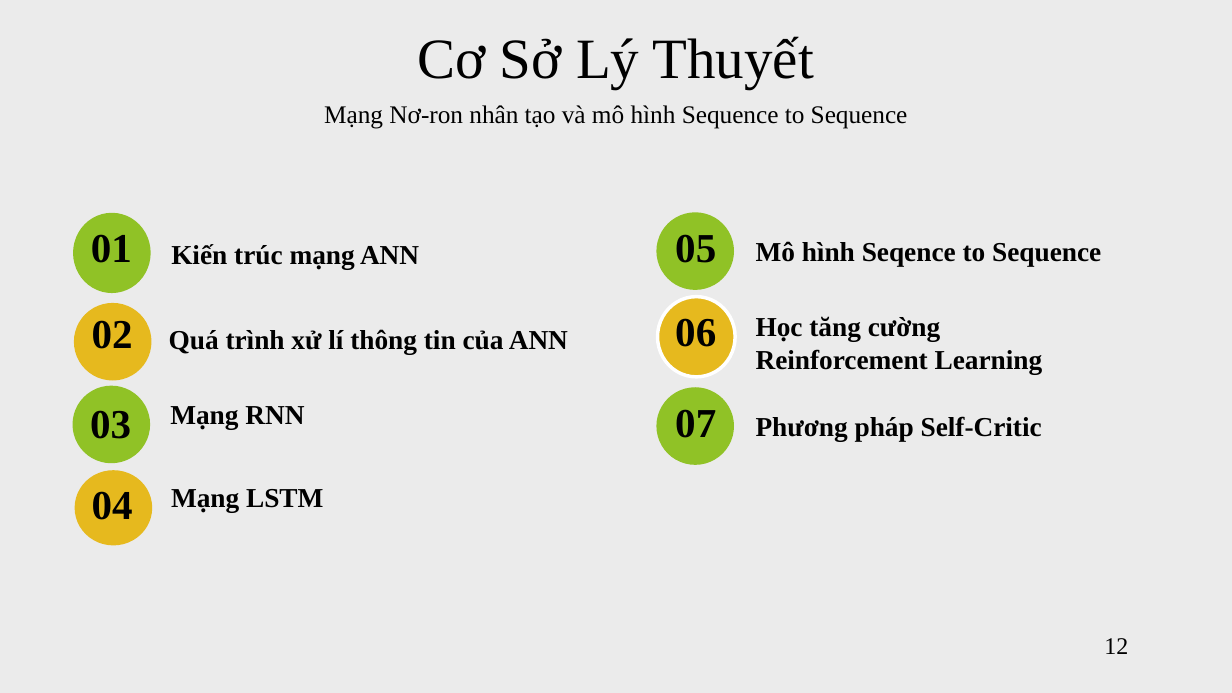
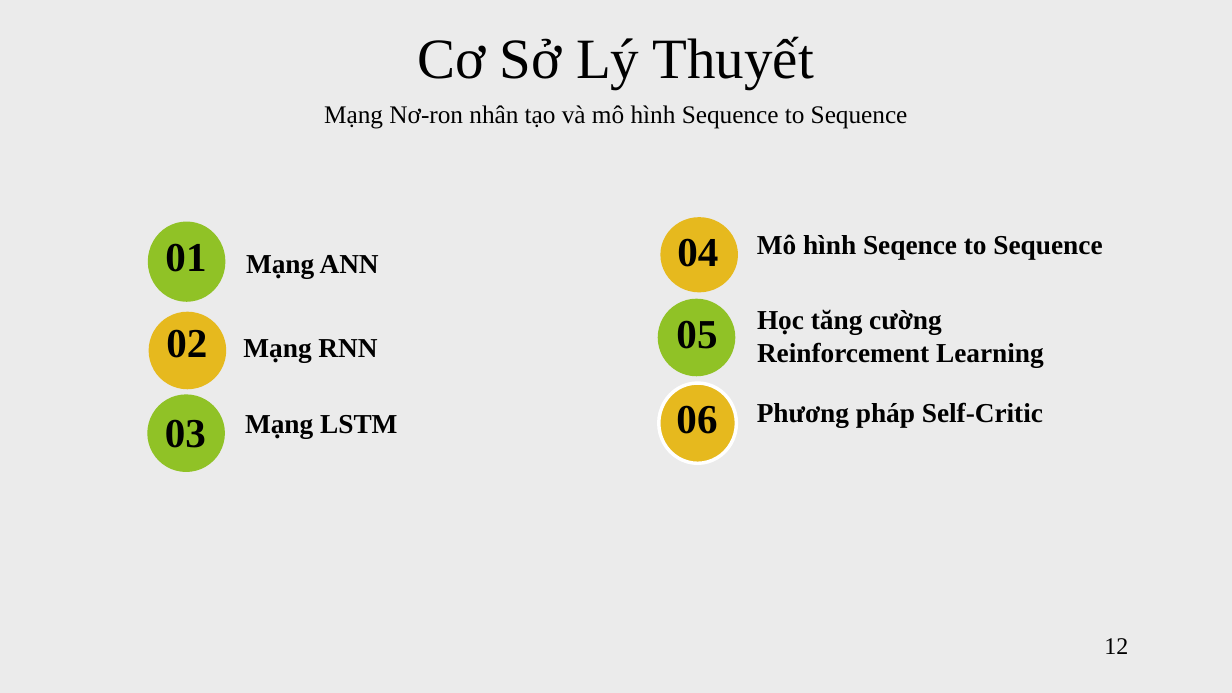
Before and after one commit to vanvibig/BaoCaoLuanVan, a slide deck: slide 12 of BaoCaoLuanVan_NguyenVanVi.pptx. Drawn at 1232x693 pixels with LibreOffice and Linux fonts; fonts in the diff are those of the drawing. Boxes give left, top, right and bottom in pixels: in the first picture for what was removed or moved away, otherwise in the second. Text is boxed around its words. In the diff, an @@ line names an element or a change of style, - is before the commit and + after.

```diff
--- a/BaoCaoLuanVan_NguyenVanVi.pptx
+++ b/BaoCaoLuanVan_NguyenVanVi.pptx
@@ 3 texts, 3 ellipses: place and size @@
-3 texts, 3 ellipses at (73, 213, 152, 463)
+3 texts, 3 ellipses at (148, 222, 227, 472)
@@ text "04": place and size @@
-text "04" at (92, 491, 133, 520)
+text "04" at (677, 238, 718, 267)
@@ ellipse: place and size @@
-ellipse at (75, 471, 153, 546)
+ellipse at (660, 217, 738, 292)
@@ text "Mô hình Seqence to Sequence": place and size @@
-text "Mô hình Seqence to Sequence" at (756, 241, 1101, 266)
+text "Mô hình Seqence to Sequence" at (757, 234, 1102, 259)
@@ text at (246, 255, 379, 278): text changed @@
-Kiến trúc mạng ANN
+Mạng ANN
@@ 2 texts, 2 ellipses: place and size @@
-2 texts, 2 ellipses at (657, 212, 736, 377)
+2 texts, 2 ellipses at (658, 298, 737, 463)
@@ text "Học tăng cường": place and size @@
-text "Học tăng cường" at (756, 316, 1043, 374)
+text "Học tăng cường" at (757, 309, 1044, 367)
@@ text at (243, 339, 377, 362): text changed @@
-Quá trình xử lí thông tin của ANN
+Mạng RNN
@@ ellipse removed at (657, 387, 734, 464) @@
@@ text "Phương pháp Self-Critic": place and size @@
-text "Phương pháp Self-Critic" at (756, 416, 1042, 441)
+text "Phương pháp Self-Critic" at (757, 402, 1043, 427)
@@ text at (245, 415, 397, 438): text changed @@
-Mạng RNN
+Mạng LSTM
@@ text removed at (675, 409, 716, 438) @@
-07
@@ text removed at (171, 489, 323, 512) @@
-Mạng LSTM
```
Also in this commit, not shown: 15 other slides changed, 1 other file.
